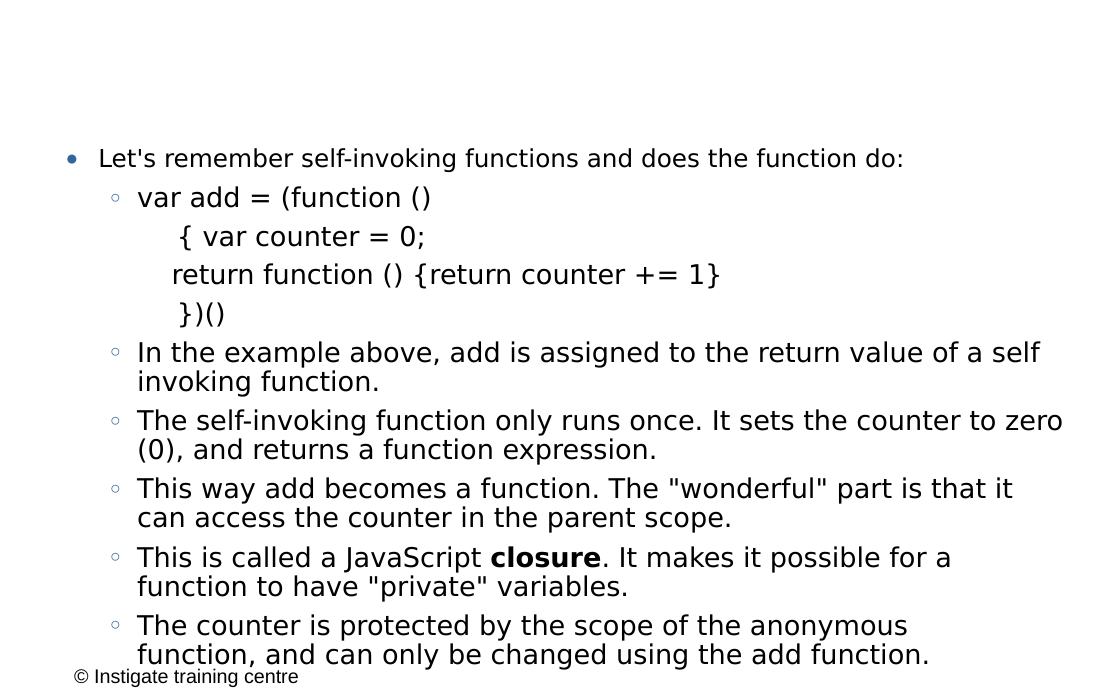
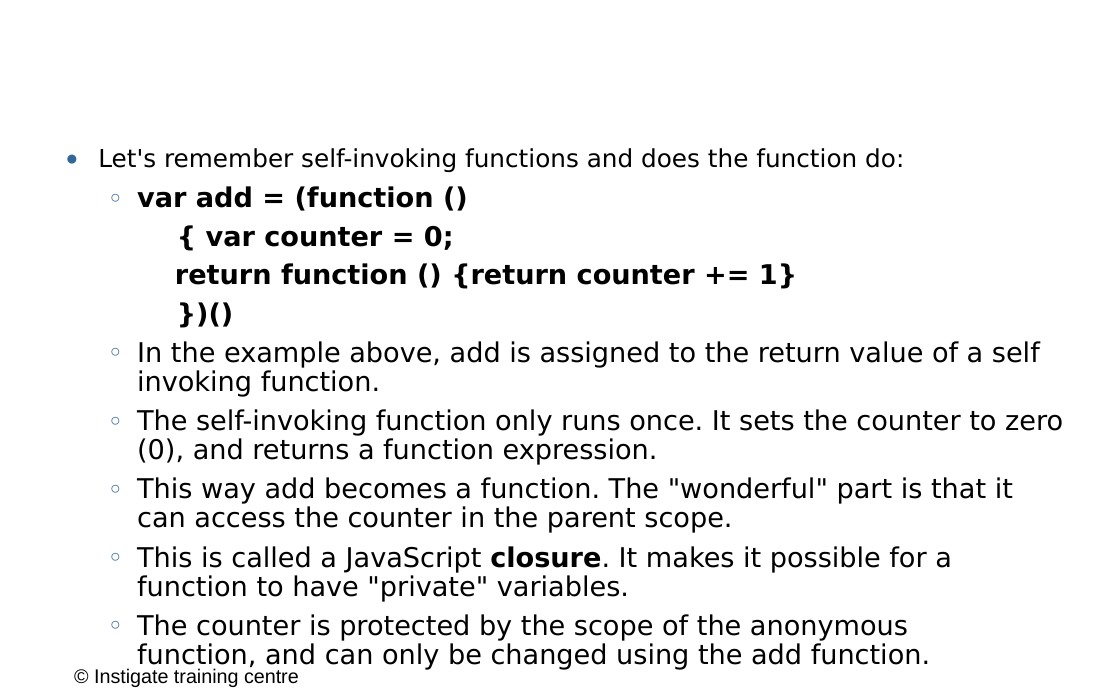
Before and after one commit to ITC-Vanadzor/ITC-7, a slide deck: slide 19 of Presentations/Javascript/4_objects_functions.odp (slide 21 before the commit). Drawn at 1120x700 pixels with LibreOffice and Linux fonts; fonts in the diff are those of the drawing; background and template pictures are left out. Boxes give left, top, right and bottom in pixels: in the first picture for what was removed or moved away, otherwise in the second. Text is boxed around its words. In the diff, an @@ line names an element or a change of style, - is before the commit and + after.

Commit message:
- Updated /4_objects_functions.odp file.

```diff
--- a/Presentations/Javascript/4_objects_functions.odp
+++ b/Presentations/Javascript/4_objects_functions.odp
@@ text at (x1=137, y1=186, x2=797, y2=289): bold on in "var add = (function ()", "{ var counter = 0;", "return function () {return counter += 1}", "})()" @@
```
Also in this commit, not shown: 2 slides removed.
